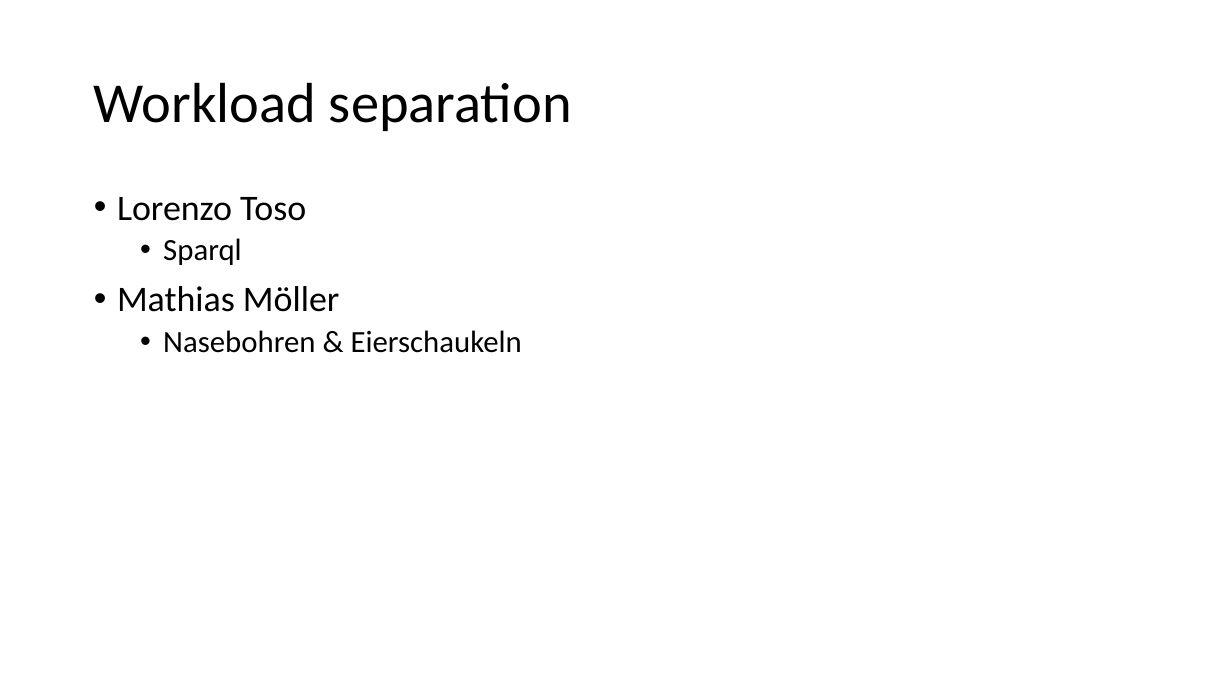
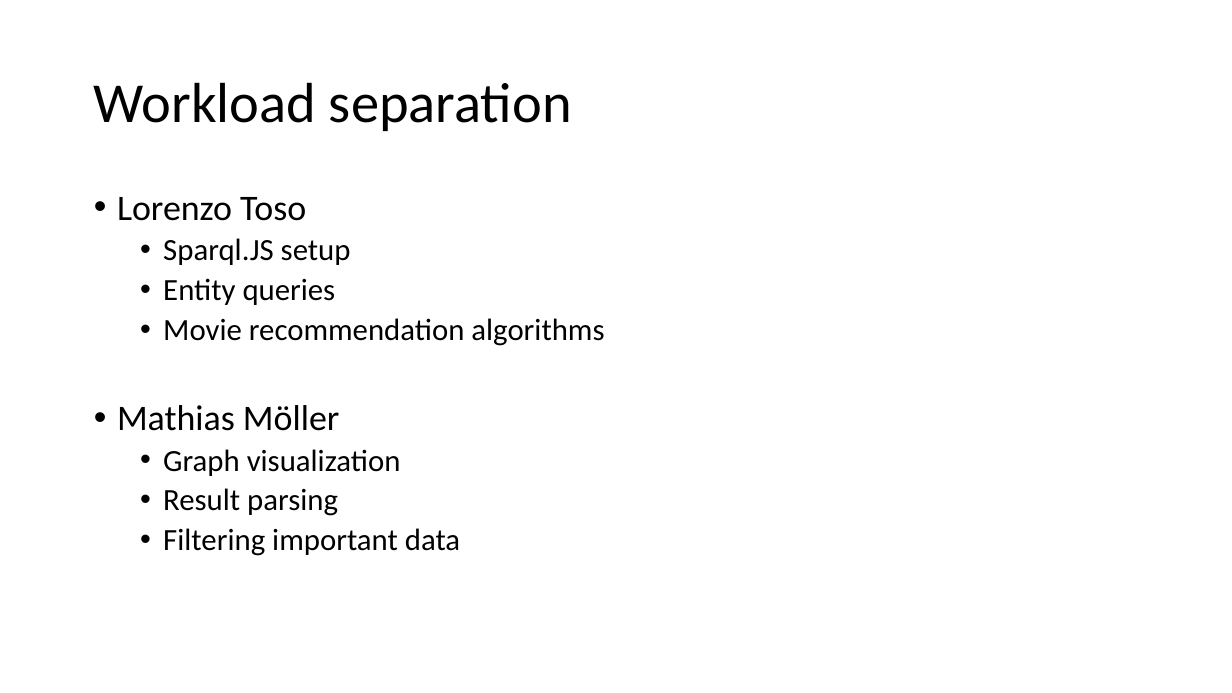
Before and after one commit to mathiasmoeller/LinkedMovieApp, a slide deck: slide 6 of Linked Movie Exploration Graph.pptx. Drawn at 1232x693 pixels with LibreOffice and Linux fonts; fonts in the diff are those of the drawing; background and template pictures are left out. Boxes give left, top, right and bottom in pixels: in the first picture for what was removed or moved away, otherwise in the second. Text is boxed around its words. In the diff, an @@ line names an element or a change of style, - is before the commit and + after.

```diff
--- a/Linked Movie Exploration Graph.pptx
+++ b/Linked Movie Exploration Graph.pptx
@@ text at bbox=[163, 238, 604, 346]: text changed @@
-  • Sparql
+  • Sparql.JS setup
+  • Entity queries
+  • Movie recommendation algorithms
@@ text at bbox=[163, 449, 460, 556]: text changed @@
-  • Nasebohren & Eierschaukeln
+  • Graph visualization
+  • Result parsing
+  • Filtering important data
```
Also in this commit, not shown: 3 other slides changed, 1 slide added.
